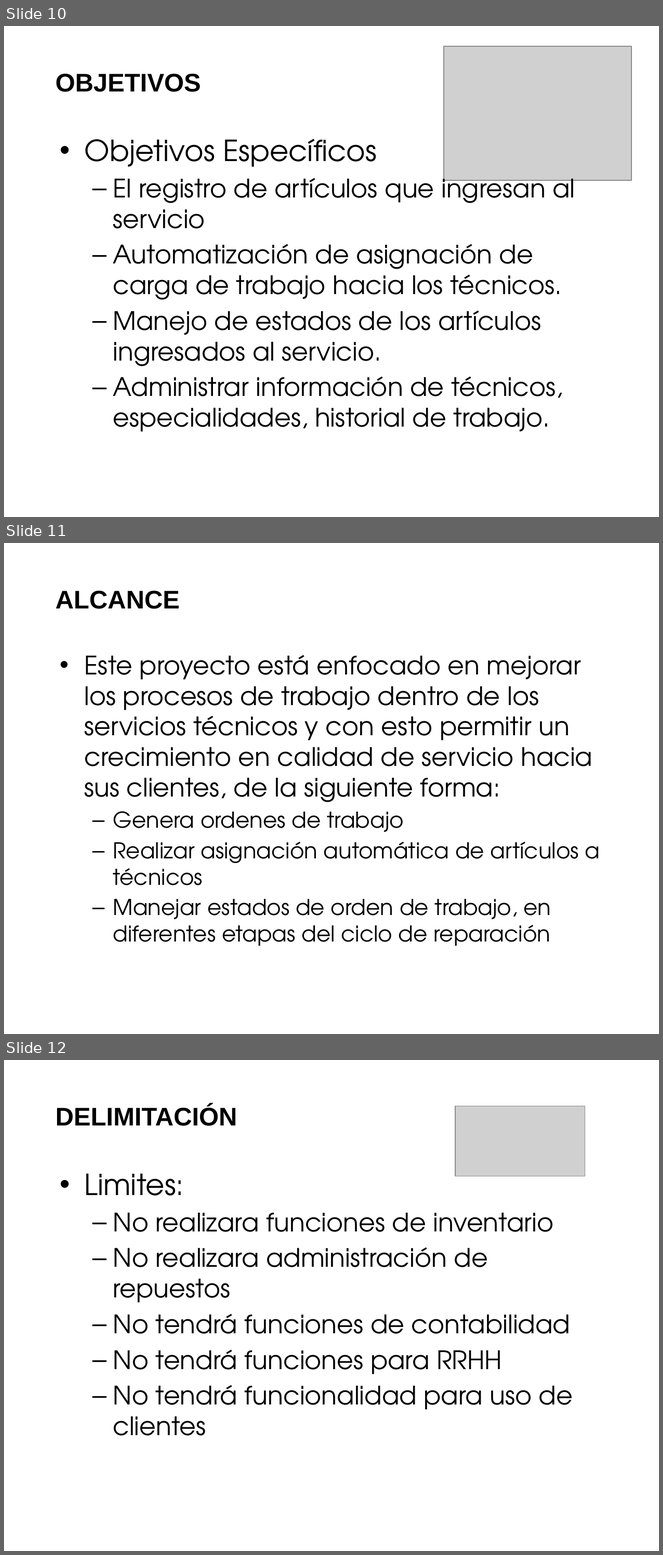
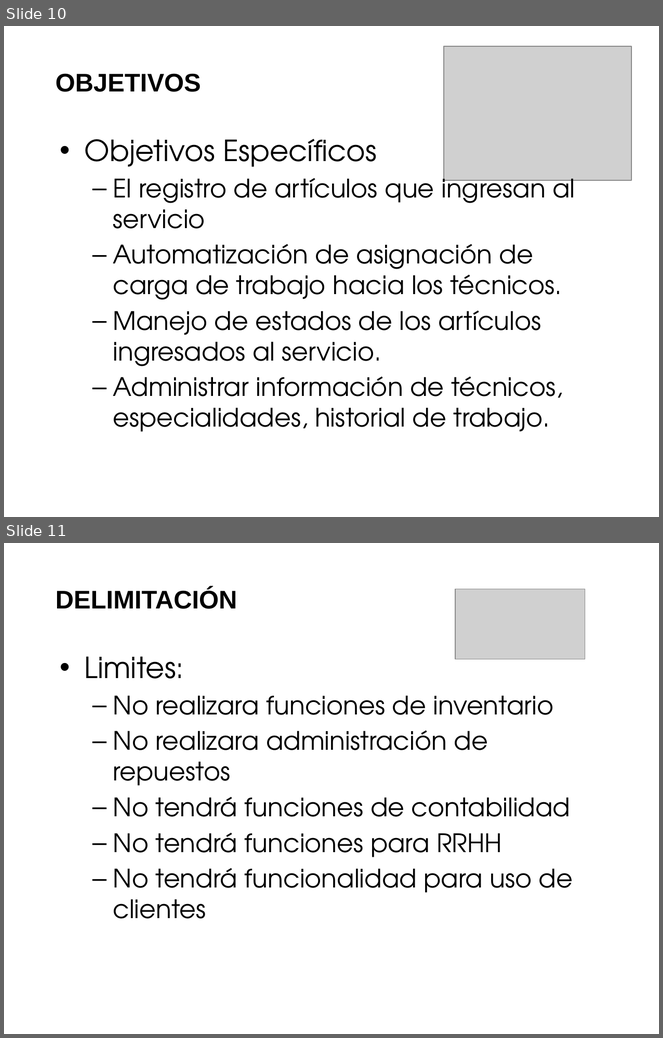
Before and after one commit to saburto/sigset, a slide deck: sigset/documentos/Documentos finales/Presentacion.pptx. Shown one above the other, each under a label of ours: slides 10, 11 and 12 before the commit, slides 10 and 11 after it. The pictures are 663x1555 and 663x1038 pixels, drawn with LibreOffice and Linux fonts; fonts in the diff are those of the drawing; grey boxes stand for pictures; background and template pictures are left out. Boxes give left, top, right and bottom in pixels: in the first picture for what was removed or moved away, otherwise in the second. Text is boxed around its words. In the diff, an @@ line names an element or a change of style, - is before the commit and + after.

```diff
--- a/sigset/documentos/Documentos finales/Presentacion.pptx
+++ b/sigset/documentos/Documentos finales/Presentacion.pptx
@@ slide 11 removed at <box>4,543,659,1034</box>, background picture (left out) @@
@@ text removed at <box>55,590,180,609</box> @@
-ALCANCE
@@ text removed at <box>84,655,600,946</box> @@
-• Este proyecto está enfocado en mejorar los procesos de trabajo dentro de los servicios técnicos y con esto permitir un crecimiento en calidad de servicio hacia sus clientes, de la siguiente forma:
-  – Genera ordenes de trabajo
-  – Realizar asignación automática de artículos a técnicos
-  – Manejar estados de orden de trabajo, en diferentes etapas del ciclo de reparación
@@ what was slide 12 is now slide 11 @@
```
Also in this commit, not shown: 1 slide changed, 3 slides added, 2 other slides removed.
